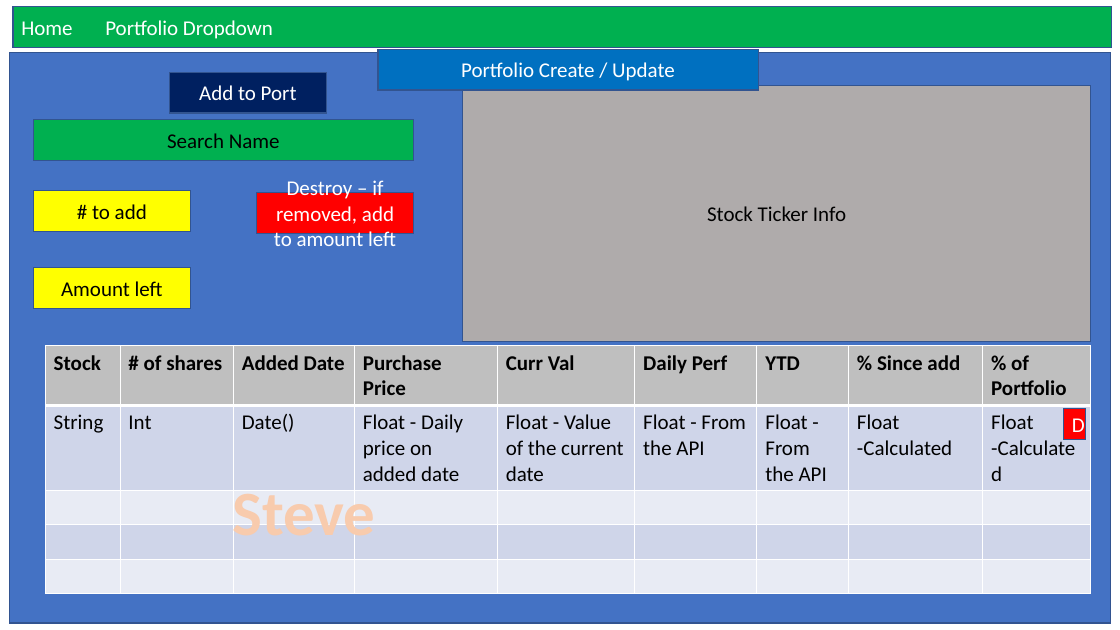
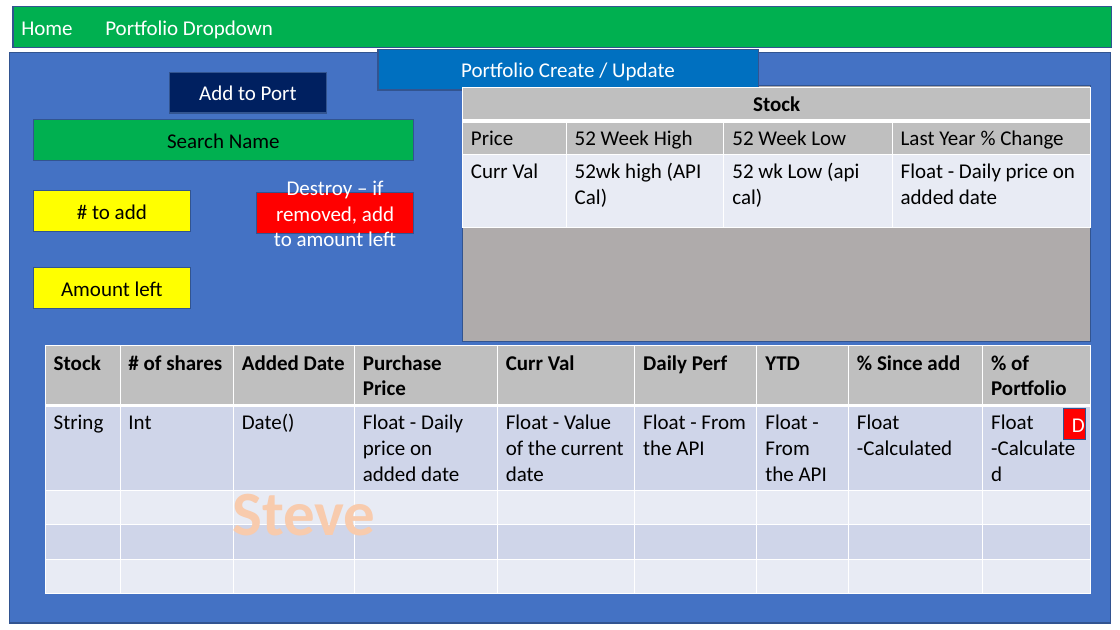
Before and after one commit to sdseney508/micro-teams, a slide deck: slide 3 of assets/mock-up.pptx. Drawn at 1120x630 pixels with LibreOffice and Linux fonts; fonts in the diff are those of the drawing. Boxes give left, top, right and bottom in pixels: in the first picture for what was removed or moved away, otherwise in the second. Text is boxed around its words. In the diff, an @@ line names an element or a change of style, - is before the commit and + after.

```diff
--- a/assets/mock-up.pptx
+++ b/assets/mock-up.pptx
@@ table added at box(463, 87, 1091, 228), 3 rows, 4 columns @@
+Stock |  |  | 
+Price | 52 Week High | 52 Week Low | Last Year % Change
+Curr Val | 52wk high (API Cal) | 52 wk Low (api cal) | Float - Daily price on added date
```
Also in this commit, not shown: 8 other files.
